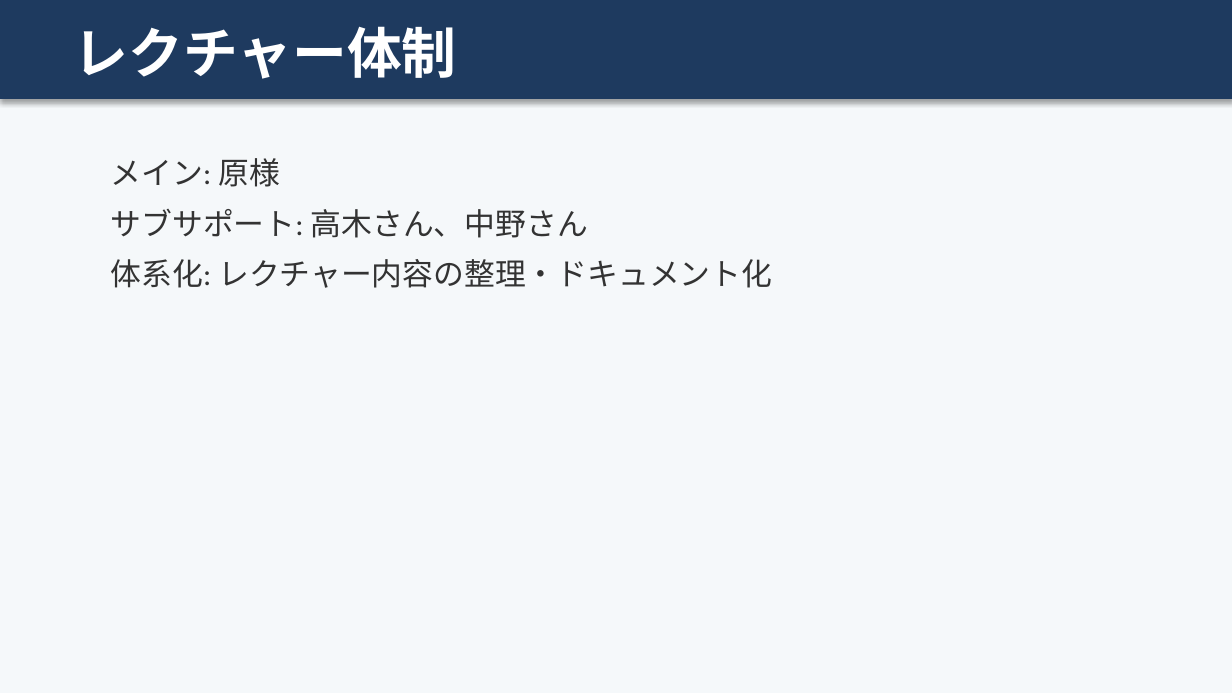
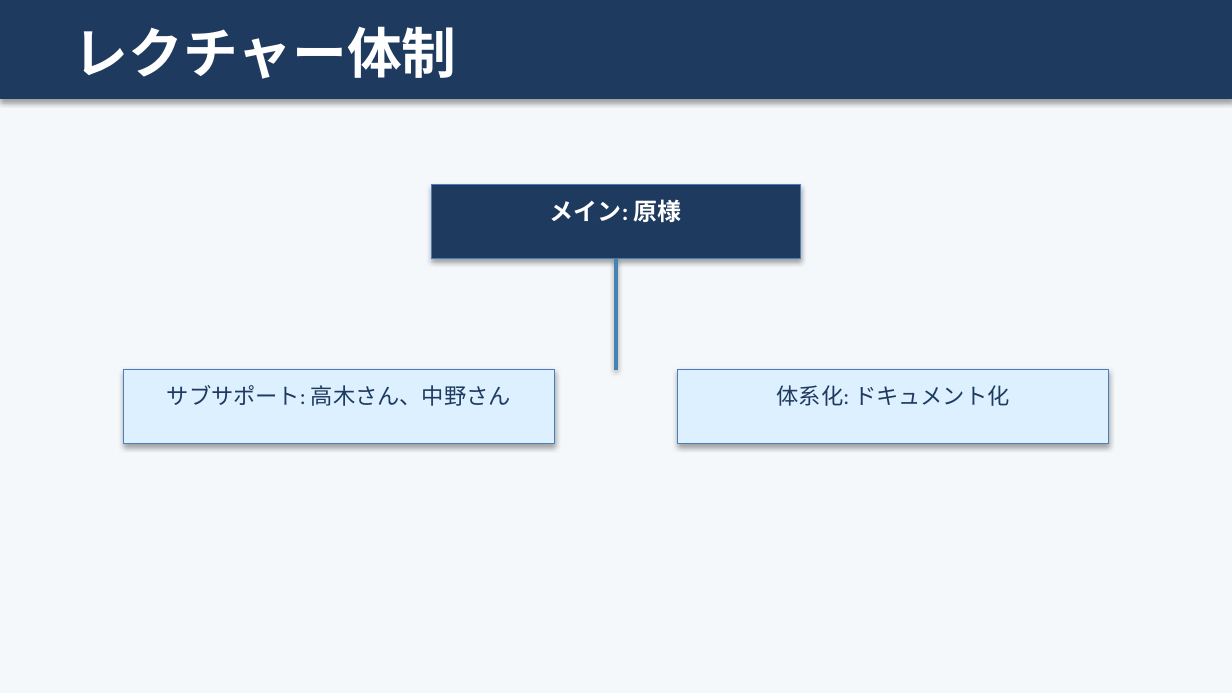
Before and after one commit to shoichitsuno-collab/MySpace_Shoichi-Tsuno, a slide deck: slide 11 of 匠技研工業プロジェクト_オンボーディング計画.pptx. Drawn at 1232x693 pixels with LibreOffice and Linux fonts; fonts in the diff are those of the drawing. Boxes give left, top, right and bottom in pixels: in the first picture for what was removed or moved away, otherwise in the second. Text is boxed around its words. In the diff, an @@ line names an element or a change of style, - is before the commit and + after.

```diff
--- a/匠技研工業プロジェクト_オンボーディング計画.pptx
+++ b/匠技研工業プロジェクト_オンボーディング計画.pptx
@@ text removed at <box>111,158,772,288</box> @@
-メイン: 原様
-サブサポート: 高木さん、中野さん
-体系化: レクチャー内容の整理・ドキュメント化
@@ rectangle added at <box>431,185,801,259</box>, fill #1E3A5F, outline #4B7EBC 0.75 pt @@
@@ text added at <box>550,199,682,222</box>, 14 pt, text #FFFFFF, bold @@
+メイン: 原様
@@ curved line added from (616, 259) to (616, 370), #4682B4 2 pt @@
@@ rectangle added at <box>123,370,554,444</box>, fill #DCF0FF, outline #4B7EBC 0.75 pt @@
@@ text added at <box>167,385,511,406</box>, 13 pt, text #1E3A5F @@
+サブサポート: 高木さん、中野さん
@@ rectangle added at <box>678,370,1109,444</box>, fill #DCF0FF, outline #4B7EBC 0.75 pt @@
@@ text added at <box>777,385,1009,406</box>, 13 pt, text #1E3A5F @@
+体系化: ドキュメント化
```
Also in this commit, not shown: 12 other slides changed.
